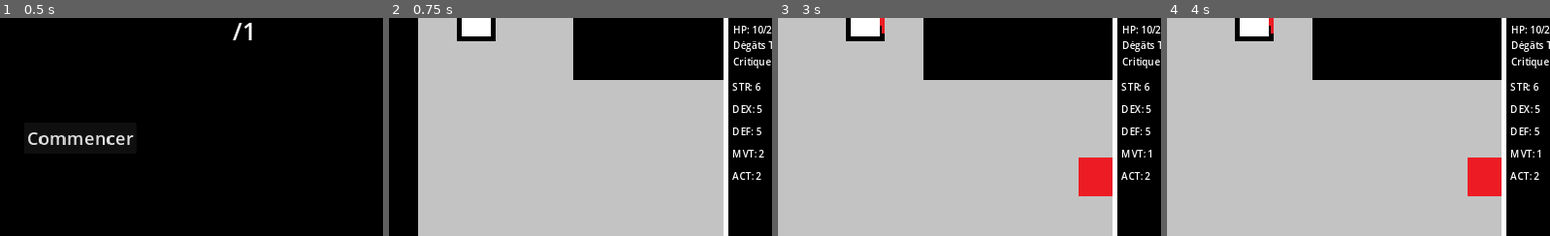
Above: before the commit, frames 1-4 (left to right).
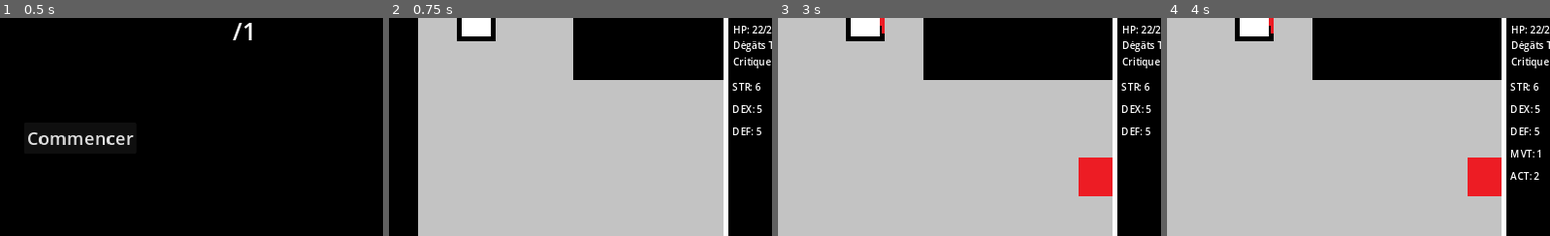
Above: after the commit, the same moments.

Repository: Deklou/Donjon_Not_Finale
Game: Godot game, scene res://root.tscn
Two runs of this game, one before a commit and one after it. Both use one fixed random seed, a clock stepped at 60 frames per second and the inputs below.
Inputs (mouse positions are % of the whole screen's width and height, from its top left):
- Up to frame 1 (0.5 s): no input
- Up to frame 2 (0.75 s): click "Commencer" at 0.5 s
- Up to frame 3 (3 s): tap Enter at 1.25, 2.75 s; drag from (85, 86) to (50, 32) at 1.27 s; tap Space at 2 s; drag from (29, 55) to (85, 86) at 2.02 s; move the mouse to (60, 28) at 2.77 s; hold D (right) from 2.78 s (still down)
- Up to frame 4 (4 s): release D (right) at 3.5 s; tap Space at 3.5 s; drag from (45, 70) to (80, 86) at 3.52 s
The pictures show only the part of the screen within x 38-88%, y 49-99%; the shares and areas given below are measured in that part.

Frame 1 is identical in both runs. In frame 2, 0.4% of the frame differs, in the area x 89-98%, y 3-75%; in frame 3, 0.3%; in frame 4, less than 0.1%.

Commit message:
correction coups critiques, et changement formule

Diff:
--- a/Autoload/Entities_State.gd
+++ b/Autoload/Entities_State.gd
@@ -29,8 +29,8 @@
 								EntitiesState.enemy_turn_ended_list.append(enemy_id)
 
 		if enemy_id not in enemy_turn_ended_list:
-			if randf() < GameData.enemy_stats[EntitiesState.enemy_id].CRT/100:
-				GameData.player_HP_buffer = GameData.player_HP + min(-1,GameData.player_DEF - GameData.enemy_stats[EntitiesState.enemy_id].MT)*2
+			if randf() < GameData.enemy_stats[EntitiesState.enemy_id].CRT/float(100):
+				GameData.player_HP_buffer = GameData.player_HP + min(-1,GameData.player_DEF - GameData.enemy_stats[EntitiesState.enemy_id].MT*2)
 				Logs._log_entity_deal_critical_damage("Player",entity_name)
 			else:
 				GameData.player_HP_buffer = GameData.player_HP + min(-1,GameData.player_DEF - GameData.enemy_stats[EntitiesState.enemy_id].MT)
@@ -41,8 +41,10 @@
 			EntitiesState.enemy_turn_ended_list.append(enemy_id)
 
 func take_damage_to_enemy(entity_name: String, dummy_id: String): #fonction pour calculer les dégâts reçus par un ennemi
-	if randf() < GameData.player_CRT/100:
-		GameData.enemy_stats[EntitiesState.enemy_id].HP = GameData.enemy_stats[EntitiesState.enemy_id].HP + min(-1,GameData.enemy_stats[EntitiesState.enemy_id].DEF - GameData.player_MT)*2
+	if randf() < GameData.player_CRT/float(100):
+		print(min(-1,GameData.enemy_stats[EntitiesState.enemy_id].DEF - GameData.player_MT*2))
+		print(max(1,GameData.player_MT*2 - GameData.enemy_stats[EntitiesState.enemy_id].DEF))
+		GameData.enemy_stats[EntitiesState.enemy_id].HP = GameData.enemy_stats[EntitiesState.enemy_id].HP + min(-1,GameData.enemy_stats[EntitiesState.enemy_id].DEF - GameData.player_MT*2)
 		Logs._log_entity_deal_critical_damage("Enemy",entity_name)
 	else:
 		GameData.enemy_stats[EntitiesState.enemy_id].HP = GameData.enemy_stats[EntitiesState.enemy_id].HP + min(-1,GameData.enemy_stats[EntitiesState.enemy_id].DEF - GameData.player_MT)
--- a/Autoload/Game_Data.gd
+++ b/Autoload/Game_Data.gd
@@ -6,7 +6,7 @@
 #variables de base du joueur
 
 var player_MAX_HP : int = 22 #Limite haute des points de vie
-var player_HP : int = 10 #valeur qui peut varier entre 0 et les points de vie maximals
+var player_HP : int = 22 #valeur qui peut varier entre 0 et les points de vie maximals
 var player_STR : int = 6 #Nombre de points de vie qu'on retire à la cible
 var player_DEX : float = 5 #Valeur qui conditionne les dégâts critiques et aux dégâts/activation de certaines techniques
 var player_DEF : int = 5 #Valeur qui sera soustraite aux dégâts reçus
@@ -167,7 +167,7 @@
 	"Name" : "Miséricorde",
 	"Description" : "Dague légendaire\nacérée.\n",
 	"Icon": preload("res://Sprites/Weapon/Misericorde.png"),
-	"Value": [1,20,2], #puissance, critique, poids
+	"Value": [2,20,2], #puissance, critique, poids
 	"Cost": 0,
 	"Equiped": false
 	}
--- a/Autoload/Game_State.gd
+++ b/Autoload/Game_State.gd
@@ -37,6 +37,7 @@
 #Player interface down
 
 signal show_attack_button #cache le bouton d'attaque quand le joueur n'entre pas en combat
+signal show_mvt_act_stats #cache les stats de mvt et act si le joueur n'est pas en combat
 
 func player_has_moved(): #c'est ici qu'est régit le comportement des points de mouvements quand le joueur se déplace
 	if GameData.player_current_movement_point > 0:
@@ -55,9 +56,13 @@
 		if GameState.is_ennemy_turn == false and GameData.player_current_movement_point == 0 and GameData.player_current_action_point == 0:
 			GameState.is_ennemy_turn = true
 	else:
-		if GameState.is_ennemy_turn == false and GameData.player_current_movement_point == 0:
-			GameData.player_current_movement_point = GameData.player_MAX_movement_point
+		if GameState.is_ennemy_turn == false:
+			if GameData.player_current_movement_point == 0:
+				GameData.player_current_movement_point = GameData.player_MAX_movement_point
+			elif GameData.player_current_action_point == 0:
+				GameData.player_current_action_point = GameData.player_MAX_action_point
 	show_attack_button.emit() #envoi à interface down
+	show_mvt_act_stats.emit() #envoi vers Player_profil_UI
 	StatsSystem.update_stats()
 	EntitiesState.update_stats.emit()
 
@@ -67,6 +72,5 @@
 		GameData.turn_number = GameData.turn_number + 1
 		GameData.player_current_movement_point = GameData.player_MAX_movement_point
 		GameData.player_current_action_point = GameData.player_MAX_action_point
-	await get_tree().create_timer(0.5).timeout
 	StatsSystem.update_stats()
 	EntitiesState.update_stats.emit()
--- a/Autoload/Logs.gd
+++ b/Autoload/Logs.gd
@@ -12,7 +12,7 @@
 			if string == logs[logs.size()-2]: #si deux entrées identiques se suivent
 				logs.remove_at(logs.size()-1) #on supprime le dernière entrée
 		update_logs.emit(logs) #dès qu'on ajoute une entrée, on envoi un signal vers l'interface (UI_logs)
-		await get_tree().create_timer(7.0).timeout
+		await get_tree().create_timer(2.0).timeout
 		logs.remove_at(logs.size()-1) #on supprime les entrées au fur et à mesure
 		update_logs.emit(logs) #on update une nouvelle fois car l'entrée est supprimée (UI_logs)
 
@@ -26,10 +26,10 @@
 func _log_entity_deal_critical_damage(target_type: String, entity_name: String): #on appelle cette fonction quand une entité inflige un coup critique
 	if target_type == "Player":
 		Logs._add_log(entity_name + " a \neffectué un coup critique ")
-		Logs._add_log("Vous a perdez " +  str(max(1,GameData.player_MT - GameData.enemy_stats[EntitiesState.enemy_id].DEF)*2) + " dégâts")
+		Logs._add_log("Vous avez reçu " +  str(max(1,GameData.enemy_stats[EntitiesState.enemy_id].MT*2 - GameData.player_DEF)) + " dégâts")
 	elif target_type == "Enemy":
 		Logs._add_log("SMAAAASH!!")
-		Logs._add_log("vous avez infligé\n" + str(max(1,GameData.enemy_stats[EntitiesState.enemy_id].MT - GameData.player_DEF)*2) + " dégâts")
+		Logs._add_log("vous avez infligé\n" + str(max(1,GameData.player_MT*2 - GameData.enemy_stats[EntitiesState.enemy_id].DEF)) + " dégâts")
 
 
 func _log_item(action: String, item_name: String):
--- a/UI/Player_Profil_UI.gd
+++ b/UI/Player_Profil_UI.gd
@@ -57,6 +57,7 @@
 	EntitiesState.update_stats.connect(update_player_UI) #dès qu'on met à jour les stats d'une entité, on met à jour l'interface
 	StatsSystem.update_player_stats.connect(update_player_UI)
 	XpSystem.UI_stat_button.connect(stat_modifier)
+	GameState.show_mvt_act_stats.connect(update_player_UI)
 	update_player_UI()
 
 func update_player_UI(): #update l'interface avec les valeurs du joueur
@@ -88,6 +89,13 @@
 
 	UI_stat_MVT.text = "MVT: " + str(GameData.player_current_movement_point)
 	UI_stat_ACT.text = "ACT: " + str(GameData.player_current_action_point)
+
+	if not EntitiesState.enemy_triggered_list.is_empty():
+		$Player_Stats/MVT.visible = true
+		$Player_Stats/ACT.visible = true
+	else:
+		$Player_Stats/MVT.visible = false
+		$Player_Stats/ACT.visible = false
 
 
 func stat_modifier():
